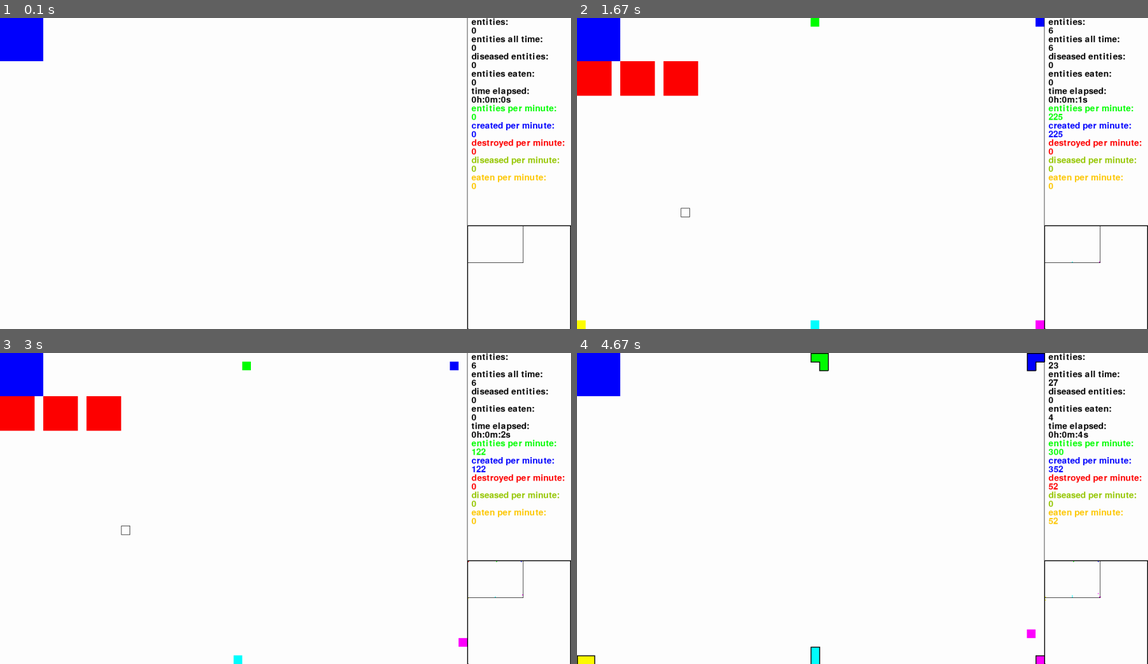
Above: before the commit, frames 1-4 (two rows, left to right).
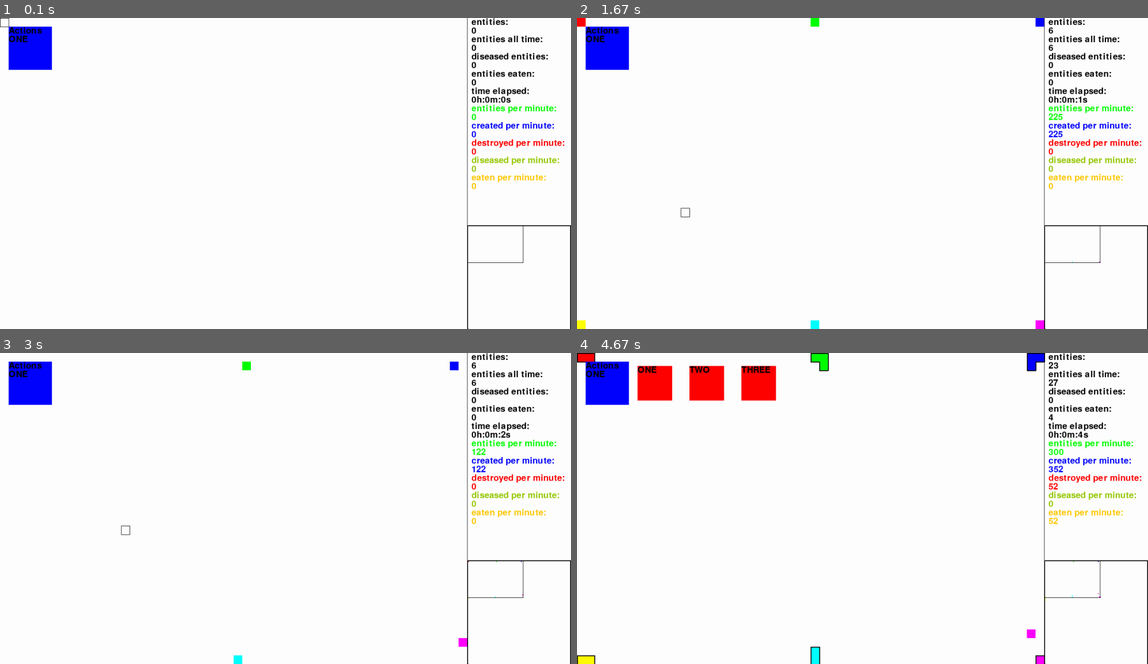
Above: after the commit, the same moments.

Repository: sbwhitt/pygame-life-simulation
Game: pygame game, started from main.py
The game is run twice, just before and just after one commit, with the same random seed, the same clock (stepped at 60 frames per second) and the same inputs.
Inputs (mouse positions are in pixels of both pictures, inside the frame that each line leads up to):
- Up to frame 1 (0.1 s): no input
- Up to frame 2 (1.67 s): press the mouse at (605, 49) at 0.37 s; move the mouse to (742, 154) at 0.47 s; release the mouse at (879, 266) at 0.6 s; press the mouse at (656, 49) at 0.7 s; move the mouse to (656, 154) at 0.8 s; release the mouse at (662, 263) at 0.93 s; press the mouse at (656, 49) at 1.03 s; move the mouse to (668, 129) at 1.13 s; release the mouse at (679, 210) at 1.27 s; tap E at 1.33 s
- Up to frame 3 (3 s): press the mouse at (79, 384) at 1.7 s; move the mouse to (142, 499) at 1.8 s; release the mouse at (211, 617) at 1.93 s; press the mouse at (79, 384) at 2.03 s; move the mouse to (211, 399) at 2.13 s; release the mouse at (348, 418) at 2.27 s; press the mouse at (79, 384) at 2.37 s; move the mouse to (79, 402) at 2.47 s; release the mouse at (85, 424) at 2.6 s; press the mouse at (79, 384) at 2.7 s; move the mouse to (102, 455) at 2.8 s; release the mouse at (125, 530) at 2.93 s
- Up to frame 4 (4.67 s): tap E at 3, 3.4, 3.7 s; press the mouse at (605, 384) at 3.87 s; move the mouse to (839, 464) at 3.97 s; release the mouse at (1073, 545) at 4.1 s; press the mouse at (605, 384) at 4.2 s; move the mouse to (765, 443) at 4.3 s; release the mouse at (919, 505) at 4.43 s; press the mouse at (605, 384) at 4.53 s; move the mouse to (776, 480) at 4.63 s

The runs differ from the first frame. In frame 1, 0.9% of the frame differs, in the area x 0-10%, y 0-17%; in frame 2, 2.8%; in frame 3, 2.8%; in frame 4, 3.0%, in the area x 0-35%, y 0-17%.

Commit message:
update picker menu behavior and text

Diff:
--- a/src/app.py
+++ b/src/app.py
@@ -34,7 +34,7 @@
         self.stats = Stats(self.screen, self.window.width)
         self.metrics = Metrics()
         self.minimap = MiniMap(self.screen, self.window)
-        self.picker = Picker(settings.PICKER_MENU_WIDTH, settings.PICKER_MENU_WIDTH, (0, 0))
+        self.picker = Picker(settings.PICKER_MENU_WIDTH, settings.PICKER_MENU_WIDTH, (20, 20))
 
     def on_init(self) -> None:
         pygame.event.set_allowed([pygame.QUIT, pygame.KEYDOWN, pygame.KEYUP, pygame.MOUSEBUTTONDOWN])
@@ -52,6 +52,7 @@
             self._handle_cmd(event.key)
             self.keys.append(event.key)
         if event.type == pygame.MOUSEBUTTONDOWN:
+            # event.button is 1 indexed...
             self._handle_click(event.button)
 
     def on_loop(self) -> None:
@@ -155,9 +156,16 @@
         return (loc[0]-(loc[0] % settings.ENT_WIDTH), loc[1]-(loc[1] % settings.ENT_WIDTH))
 
     def _handle_click(self, button) -> None:
-        if button-1 == settings.LEFT_CLICK and self.picker.contains_click(pygame.mouse.get_pos(), settings.LEFT_CLICK):
-            if not self.picker.menu_open: self.picker.open_pick_menu()
-            else: self.picker.close_pick_menu()
+        # why are event.button values different from pygame.mouse.get_pressed???
+        # left click is 1 here but 0 elsewhere
+        if button-1 == settings.LEFT_CLICK:
+            # left click picker menu
+            if self.picker.contains_click(pygame.mouse.get_pos(), settings.LEFT_CLICK):
+                if not self.picker.menu_open: self.picker.open_pick_menu()
+                else: self.picker.close_pick_menu()
+            # left click picker menu option
+            elif self.picker.menu_open and self.picker.contains_option_click(pygame.mouse.get_pos(), settings.LEFT_CLICK):
+                self.picker.close_pick_menu()
 
     def _handle_mouse_actions(self) -> None:
         # mouse buttons: 0 == left, 1 == middle, 2 == right
--- a/src/picker.py
+++ b/src/picker.py
@@ -5,19 +5,22 @@
 
 
 class MenuOption:
-    def __init__(self, option: str, width: int, height: int, pos: tuple, offset: int):
+    def __init__(self, option: str, width: int, height: int, pos: tuple):
         self.option = option
         self.width = width
         self.height = height
         self.pos = pos
-        self.offset = offset
-        self.buffer = 20
         self.selected = False
 
-    def render(self, screen: pygame.display) -> None:
-        p = utils.add_twoples(self.pos, ((self.buffer+self.width)*self.offset, 0))
-        r = pygame.rect.Rect(p[0], p[1], self.width, self.height)
+    def render(self, screen: pygame.display, font: pygame.font.Font) -> None:
+        # p = utils.add_twoples(self.pos, ((self.buffer+self.width)*self.offset, 0))
+        r = pygame.rect.Rect(self.pos[0], self.pos[1], self.width, self.height)
         pygame.draw.rect(screen, colors.RED, r)
+        self._render_option_text(screen, font)
+
+    def _render_option_text(self, screen: pygame.display, font: pygame.font.Font) -> None:
+        f = font.render(self.option, True, colors.BLACK)
+        screen.blit(f, self.pos)
 
 
 class Picker:
@@ -28,11 +31,16 @@
         self.options = []
         self.options_size = settings.PICKER_OPTION_SIZE
         self.menu_open = False
+        self.margin = 20
+        self.font = self._init_font()
+        self.menu_title = "Actions"
         self._build_options(["ONE", "TWO", "THREE"])
+        self.selected_option = None if len(self.options) < 1 else self.options[0]
 
     def render(self, screen: pygame.display) -> None:
         r = pygame.rect.Rect(self.pos[0], self.pos[1], self.width, self.height)
         pygame.draw.rect(screen, colors.BLUE, r)
+        self._render_menu_text(screen)
         if self.menu_open:
             self._render_menu_options(screen)
 
@@ -43,6 +51,18 @@
                     pos[1] >= self.pos[1] and
                     pos[1] <= self.pos[1]+self.width)
 
+    def contains_option_click(self, pos: tuple, button: int) -> bool:
+        if button == settings.LEFT_CLICK:
+            o: MenuOption
+            for o in self.options:
+                if (pos[0] >= o.pos[0] and
+                    pos[0] <= o.pos[0]+o.width and
+                    pos[1] >= o.pos[1] and
+                    pos[1] <= o.pos[1]+o.width):
+                    self._pick_option(o)
+                    return True
+        return False
+
     def open_pick_menu(self) -> None:
         self.menu_open = True
 
@@ -51,19 +71,32 @@
 
     # helpers
 
+    def _init_font(self) -> pygame.font.Font:
+        pygame.init()
+        pygame.font.init()
+        return pygame.font.Font(
+            pygame.font.get_default_font(), settings.FONT_SIZE)
+
+    def _render_menu_options(self, screen: pygame.display) -> None:
+        if not self.menu_open:
+            return
+        for o in self.options:
+            o.render(screen, self.font)
+
+    def _render_menu_text(self, screen: pygame.display) -> None:
+        f = self.font.render(self.menu_title, True, colors.BLACK)
+        screen.blit(f, self.pos)
+        f = self.font.render(self.selected_option.option, True, colors.BLACK)
+        screen.blit(f, utils.add_twoples(self.pos, (0, settings.FONT_SIZE)))
+
     def _build_options(self, options: list[str]) -> list[MenuOption]:
         for i in range(len(options)):
             self.options.append(self._build_option(options[i], self.options_size, self.options_size, i))
 
     def _build_option(self, option: str, width: int, height: int, offset: int) -> MenuOption:
-        pos = utils.add_twoples(self.pos, (0, self.height))
-        return MenuOption(option, width, height, pos, offset)
-
-    def _render_menu_options(self, screen: pygame.display) -> None:
-        if not self.menu_open:
-            return
-        for o in self.options:
-            o.render(screen)
+        p1 = utils.add_twoples(self.pos, (self.width+self.margin, int(self.margin/2)))
+        pos = utils.add_twoples(p1, ((self.margin+self.width)*offset, 0))
+        return MenuOption(option, width, height, pos)
 
     def _pick_option(self, option: MenuOption) -> None:
-        pass
+        self.selected_option = option
--- a/static/settings.py
+++ b/static/settings.py
@@ -9,6 +9,8 @@
 # ui settings
 STATS_WIDTH = 240
 FONT_SIZE = 20
+FONT_SIZE_BIGGER = 40
+FONT_SIZE_SMALLER = 10
 PICKER_MENU_WIDTH = 100
 PICKER_OPTION_SIZE = 80
 
